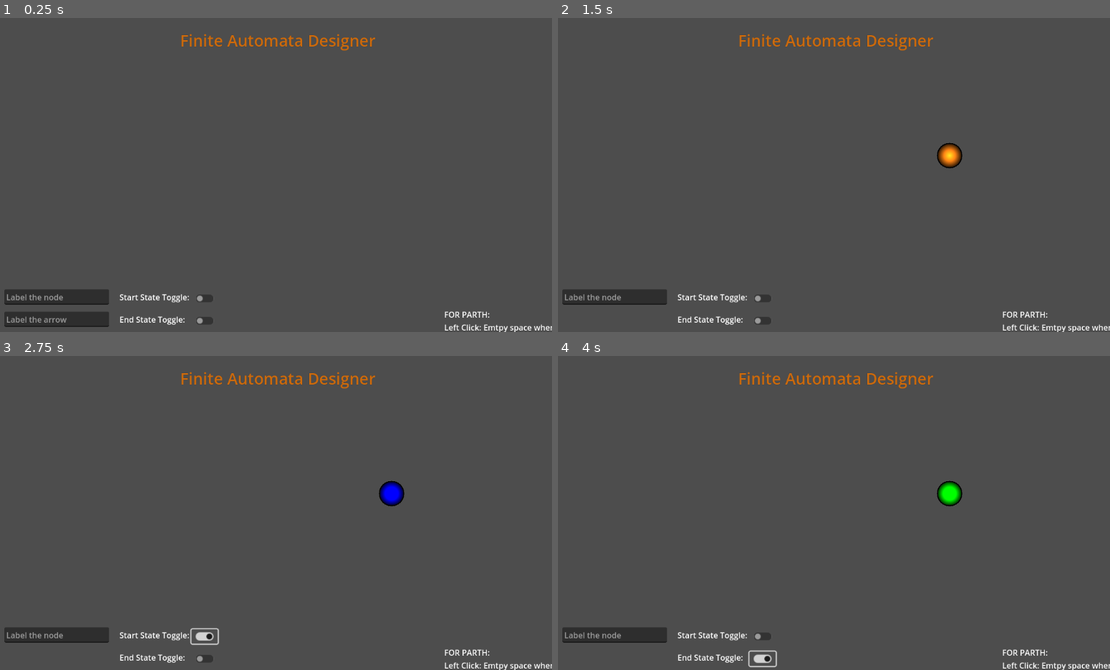
Above: before the commit, frames 1-4 (two rows, left to right).
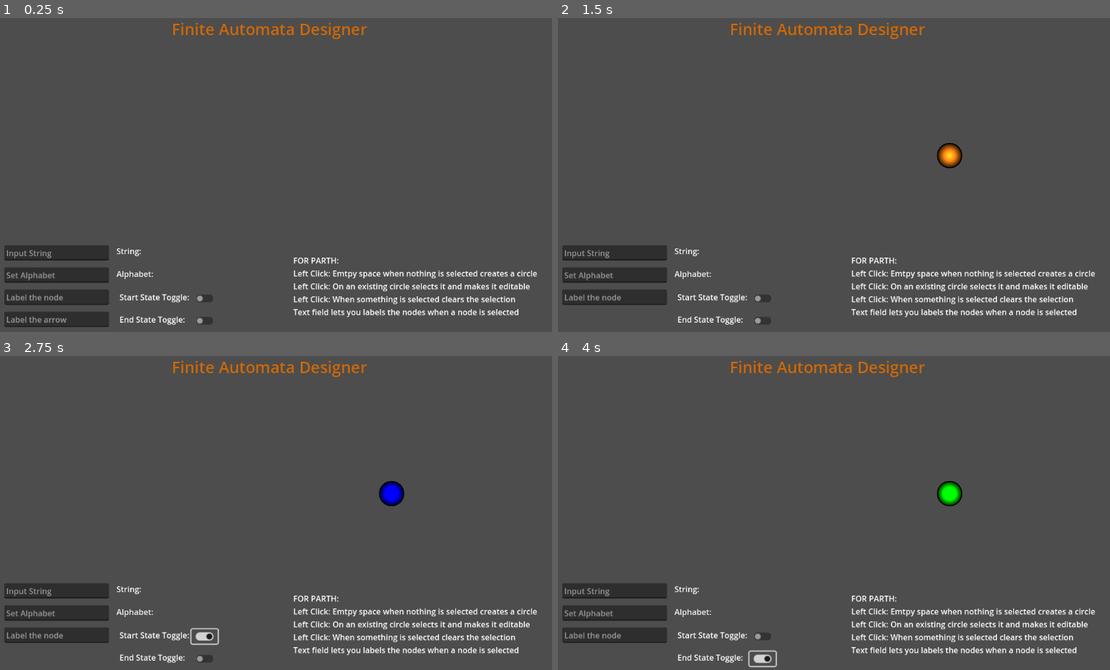
Above: after the commit, the same moments.

Repository: ParthP22/FiniteAutomataDesigner
Game: Godot game, scene res://main.tscn
Same seed, same stepped clock (60 frames per second), same inputs: the game is played once before the commit and once after it. The engine's default icon, where the game draws it, is replaced by a stand-in: a white triangle on a blue panel in a dark square.
Inputs (mouse positions are in pixels of both pictures, inside the frame that each line leads up to):
- Up to frame 1 (0.25 s): no input
- Up to frame 2 (1.5 s): click (613, 297) at 0.52 s; type "12" at 0.6 s; click (613, 319) at 0.75 s; type "12" at 0.83 s; tap Enter at 1.25 s; move the mouse to (949, 156) at 1.27 s; press the mouse at (949, 156) at 1.28 s
- Up to frame 3 (2.75 s): release the mouse at (391, 494) at 2 s; click (204, 635) at 2 s
- Up to frame 4 (4 s): click (762, 635) at 2.75 s; click (762, 657) at 3.5 s

The runs differ from the first frame. In frame 1, 5.0% of the frame differs, in the area x 0-100%, y 1-100%; in frame 2, 5.0%; in frame 3, 5.0%; in frame 4, 5.0%.

Commit message:
fields and storing alphabet and input string

Diff:
--- a/finite-automata-designer/main.gd
+++ b/finite-automata-designer/main.gd
@@ -1,13 +1,22 @@
 extends Node2D
-var _preloaded_fa_node = preload("res://fa_node_2.tscn")
-var _preloaded_arrow = preload("res://Arrow.tscn")
+var _preloaded_fa_node: PackedScene = preload("res://fa_node_2.tscn")
+var _preloaded_arrow: PackedScene = preload("res://Arrow.tscn")
 var _selected_node: RigidBody2D = null
 var _selected_arrow: Node2D = null
 var _all_nodes: Array = []
-var _is_dragging = false
-var _drag_offset = Vector2.ZERO  # Offset from node center when dragging
+var _is_dragging: bool = false
+var _drag_offset: Vector2 = Vector2.ZERO
+var _alphabet: String = ""
+var _input_string: String = ""
+# Text Labels
+@onready var _input_string_label: Label = $Control/InputStringLabel
+@onready var _alphabet_label: Label = $Control/AlphabetLabel
+# Text fields (LineEdits)
+@onready var _input_string_text_field: LineEdit = $InputTextField/LineEdit
+@onready var _alphabet_text_field: LineEdit = $AlphabetTextField/LineEdit
 @onready var _state_text_field: LineEdit = $StateTextField/LineEdit
 @onready var _arrow_text_field: LineEdit = $ArrowTextField/LineEdit
+# Toggles
 @onready var _is_start_state: RigidBody2D = $StartStateToggle
 @onready var _is_end_state: RigidBody2D = $EndStateToggle
 
@@ -214,3 +223,15 @@
 func _on_end_state_button_toggled(toggled_on):
 	if _selected_node:
 		_selected_node.set_end_state(toggled_on)
+
+func _on_input_text_submitted(new_text):
+	_input_string = new_text
+	_input_string_label.text = ""
+	_input_string_label.text = "String: " + _input_string
+	_input_string_text_field.text = ""
+
+func _on_alphabet_text_submitted(new_text):
+	_alphabet = new_text
+	_alphabet_label.text = ""
+	_alphabet_label.text = "Alphabet: " + _alphabet
+	_alphabet_text_field.text = ""
--- a/finite-automata-designer/main.tscn
+++ b/finite-automata-designer/main.tscn
@@ -19,24 +19,22 @@
 
 [node name="CanvasModulate" type="CanvasModulate" parent="."]
 
-[node name="Title" type="Label" parent="."]
-offset_left = 403.0
-offset_top = 37.0
-offset_right = 796.0
-offset_bottom = 82.0
-text = "Finite Automata Designer
-"
-label_settings = SubResource("LabelSettings_db6vl")
-
-[node name="InstructionsLabel" type="Label" parent="."]
+[node name="Control" type="Control" parent="."]
+layout_mode = 3
+anchors_preset = 0
+offset_right = 40.0
+offset_bottom = 40.0
+
+[node name="InstructionsLabel" type="Label" parent="Control"]
+layout_mode = 1
 anchors_preset = -1
 anchor_left = 0.5
 anchor_right = 0.5
 anchor_bottom = 0.5
-offset_left = 935.0
-offset_top = 601.0
-offset_right = 1427.0
-offset_bottom = 728.0
+offset_left = 611.0
+offset_top = 492.0
+offset_right = 1103.0
+offset_bottom = 619.0
 grow_horizontal = 2
 grow_vertical = 2
 text = "FOR PARTH:
@@ -45,6 +43,91 @@
 Left Click: When something is selected clears the selection
 Text field lets you labels the nodes when a node is selected"
 
+[node name="Title" type="Label" parent="Control"]
+offset_left = 386.0
+offset_top = 14.0
+offset_right = 779.0
+offset_bottom = 59.0
+text = "Finite Automata Designer
+"
+label_settings = SubResource("LabelSettings_db6vl")
+
+[node name="InputStringLabel" type="Label" parent="Control"]
+layout_mode = 1
+anchors_preset = -1
+anchor_left = 0.5
+anchor_right = 0.5
+anchor_bottom = 0.5
+offset_left = 255.0
+offset_top = 462.0
+offset_right = 427.0
+offset_bottom = 488.0
+grow_horizontal = 2
+grow_vertical = 2
+text = "String: "
+vertical_alignment = 1
+
+[node name="AlphabetLabel" type="Label" parent="Control"]
+layout_mode = 1
+anchors_preset = -1
+anchor_left = 0.5
+anchor_right = 0.5
+anchor_bottom = 0.5
+offset_left = 255.0
+offset_top = 508.0
+offset_right = 427.0
+offset_bottom = 534.0
+grow_horizontal = 2
+grow_vertical = 2
+text = "Alphabet: "
+vertical_alignment = 1
+
+[node name="InputTextField" type="RigidBody2D" parent="."]
+position = Vector2(154, 488)
+mass = 100000.0
+gravity_scale = 0.0
+
+[node name="LineEdit" type="LineEdit" parent="InputTextField"]
+anchors_preset = 8
+anchor_left = 0.5
+anchor_top = 0.5
+anchor_right = 0.5
+anchor_bottom = 0.5
+offset_left = -105.5
+offset_top = -15.5
+offset_right = 105.5
+offset_bottom = 15.5
+grow_horizontal = 2
+grow_vertical = 2
+placeholder_text = "Input String"
+
+[node name="CollisionShape2D" type="CollisionShape2D" parent="InputTextField"]
+position = Vector2(-2.5, 0)
+shape = SubResource("RectangleShape2D_taevs")
+
+[node name="AlphabetTextField" type="RigidBody2D" parent="."]
+position = Vector2(154, 533)
+mass = 100000.0
+gravity_scale = 0.0
+
+[node name="LineEdit" type="LineEdit" parent="AlphabetTextField"]
+anchors_preset = 8
+anchor_left = 0.5
+anchor_top = 0.5
+anchor_right = 0.5
+anchor_bottom = 0.5
+offset_left = -105.5
+offset_top = -15.5
+offset_right = 105.5
+offset_bottom = 15.5
+grow_horizontal = 2
+grow_vertical = 2
+placeholder_text = "Set Alphabet"
+
+[node name="CollisionShape2D" type="CollisionShape2D" parent="AlphabetTextField"]
+position = Vector2(-2.5, 0)
+shape = SubResource("RectangleShape2D_taevs")
+
 [node name="StateTextField" type="RigidBody2D" parent="."]
 position = Vector2(154, 577)
 mass = 100000.0
@@ -149,6 +232,8 @@
 offset_bottom = 12.0
 text = "End State Toggle:"
 
+[connection signal="text_submitted" from="InputTextField/LineEdit" to="." method="_on_input_text_submitted"]
+[connection signal="text_submitted" from="AlphabetTextField/LineEdit" to="." method="_on_alphabet_text_submitted"]
 [connection signal="text_submitted" from="StateTextField/LineEdit" to="." method="_on_state_edit_text_submitted"]
 [connection signal="text_submitted" from="ArrowTextField/LineEdit" to="." method="_on_arrow_edit_text_submitted"]
 [connection signal="toggled" from="StartStateToggle/StartStateButton" to="." method="_on_start_state_button_toggled"]
